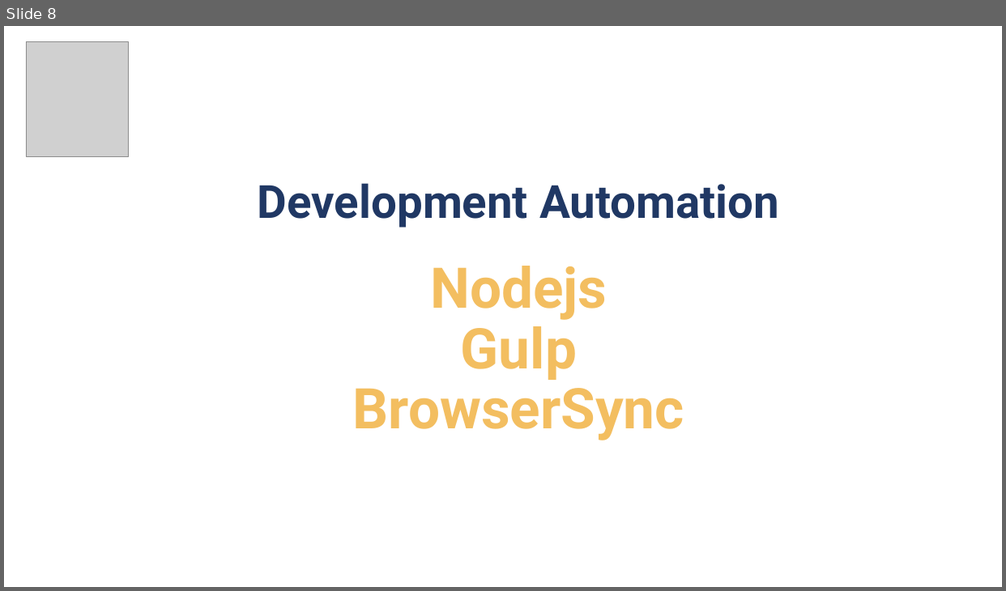
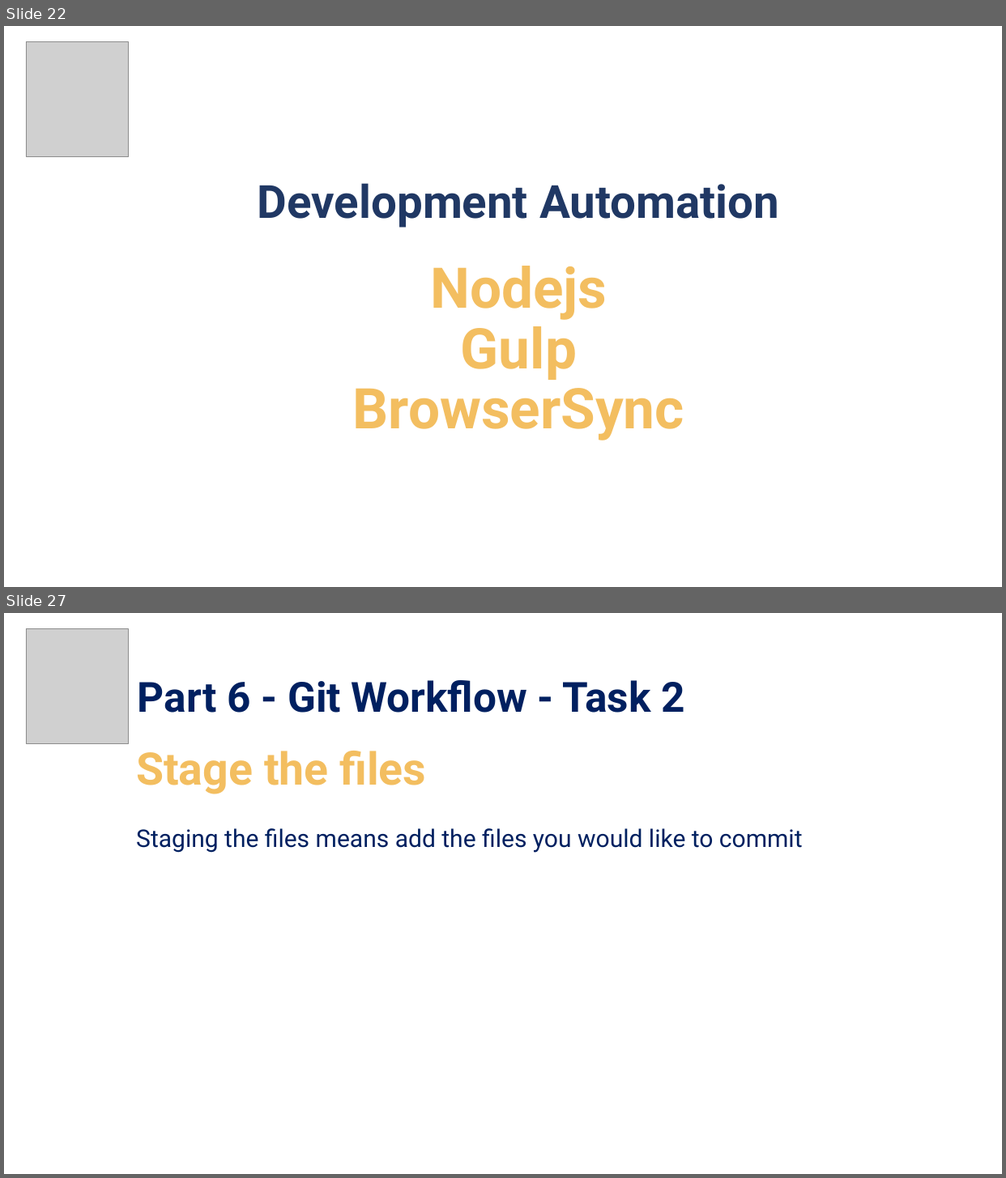
Before and after one commit to pirocorp/CSS-Advanced, a slide deck: 01. Dev Workflows & Tools/01. Dev Workflows & Tools.pptx. Shown one above the other, each under a label of ours: slide 8 before the commit, slides 22 and 27 after it; the slides between them are not shown. The pictures are 1006x591 and 1006x1178 pixels, drawn with LibreOffice and Linux fonts; fonts in the diff are those of the drawing; grey boxes stand for pictures; background and template pictures are left out. Boxes give left, top, right and bottom in pixels: in the first picture for what was removed or moved away, otherwise in the second. Text is boxed around its words. In the diff, an @@ line names an element or a change of style, - is before the commit and + after.

Commit message:
01. Dev Workflows & Tools

```diff
--- a/01. Dev Workflows & Tools/01. Dev Workflows & Tools.pptx
+++ b/01. Dev Workflows & Tools/01. Dev Workflows & Tools.pptx
@@ slide 27 added at bbox=[4, 613, 1002, 1174], background picture (left out) @@
@@ picture added at bbox=[27, 629, 129, 744] @@
@@ text added at bbox=[138, 680, 685, 713], 40 pt, text #002060, bold @@
+Part 6 - Git Workflow - Task 2
@@ title added at bbox=[136, 751, 427, 794], 43.2 pt, text #F3BE60, bold @@
+Stage the files
@@ text added at bbox=[136, 828, 803, 853], 23.4 pt, text #002060 @@
+Staging the files means add the files you would like to commit
@@ what was slide 8 is now slide 22 @@
```
Also in this commit, not shown: 1 slide changed, 24 other slides added, 1 slide removed.
